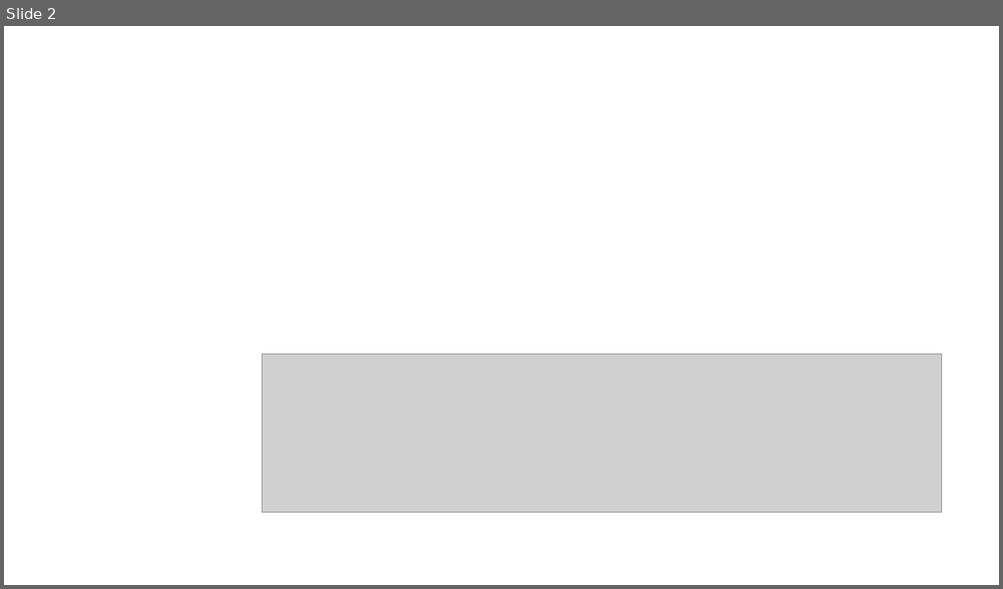
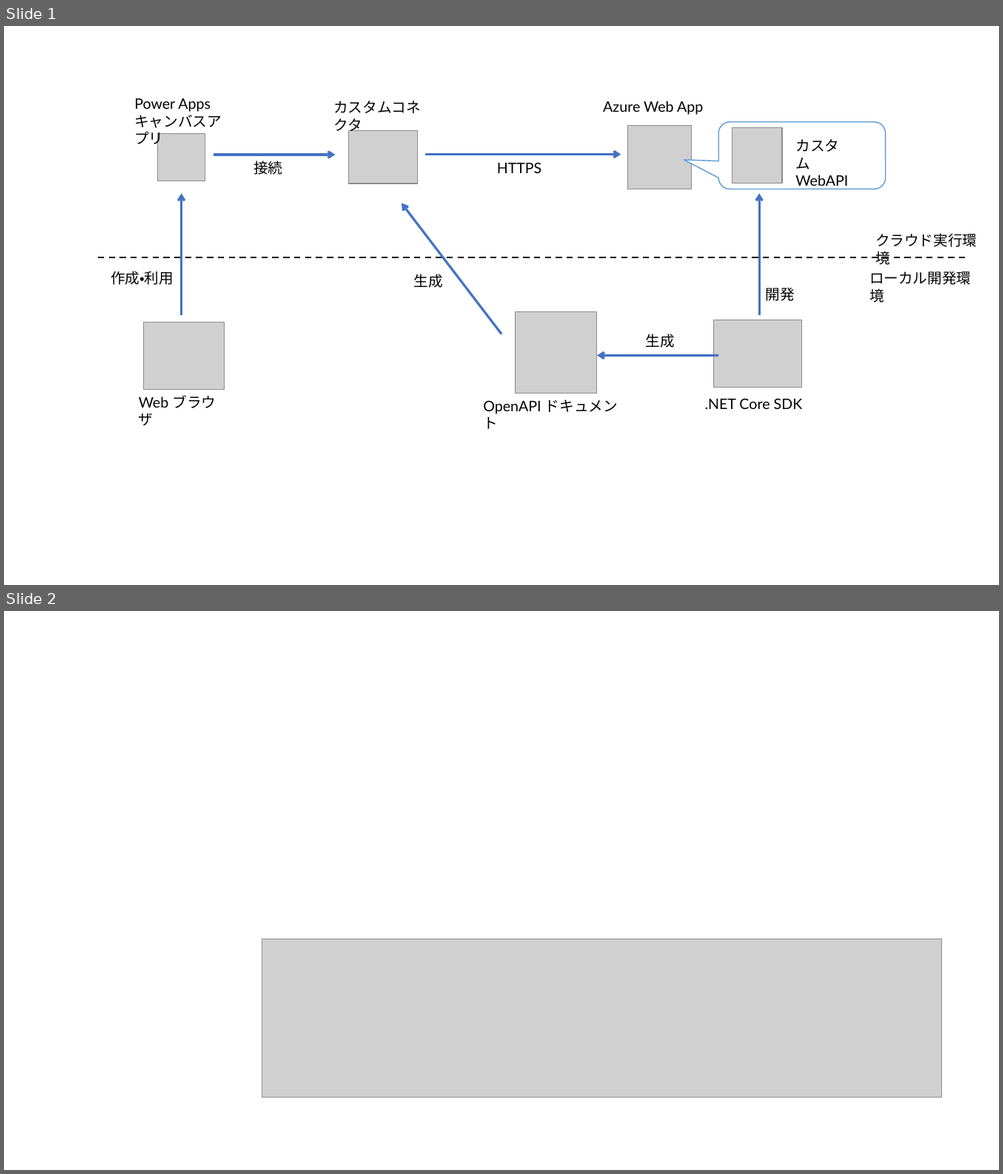
Before and after one commit to ayuina/ainaba-csa-blog, a slide deck: powerapp-call-rest-api/images/figures.pptx. Shown one above the other, each under a label of ours: slide 2 before the commit, slides 1 and 2 after it. The pictures are 1003x589 and 1003x1174 pixels, drawn with LibreOffice and Linux fonts; fonts in the diff are those of the drawing; grey boxes stand for pictures. Boxes give left, top, right and bottom in pixels: in the first picture for what was removed or moved away, otherwise in the second. Text is boxed around its words. In the diff, an @@ line names an element or a change of style, - is before the commit and + after.

```diff
--- a/powerapp-call-rest-api/images/figures.pptx
+++ b/powerapp-call-rest-api/images/figures.pptx
@@ slide 1 added at [4, 26, 999, 585], background #FFFFFF @@
@@ text added at [134, 99, 222, 148], 14 pt, text #000000 @@
+Power Apps
+キャンバスアプリ
@@ text added at [333, 101, 421, 134], 14 pt, text #000000 @@
+カスタムコネクタ
@@ text added at [603, 101, 703, 115], 14 pt, text #000000 @@
+Azure Web App
@@ picture added at [158, 133, 205, 181] @@
@@ picture added at [349, 131, 418, 184] @@
@@ picture added at [628, 125, 691, 189] @@
@@ rounded speech box added at [719, 122, 886, 190], fill #FFFFFF, outline #5B9BD5 1 pt @@
@@ picture added at [732, 128, 782, 184] @@
@@ arrow added from (213, 155) to (336, 155), #4472C4 2.25 pt @@
@@ arrow added from (426, 154) to (621, 154), #4472C4 2.25 pt @@
@@ text added at [795, 139, 848, 190], 14 pt, text #000000 @@
+カスタム
+WebAPI
@@ text added at [253, 161, 282, 175], 14 pt, text #000000 @@
+接続
@@ text added at [497, 162, 542, 173], 14 pt, text #000000 @@
+HTTPS
@@ arrow added from (182, 315) to (182, 194), #4472C4 2.25 pt @@
@@ arrow added from (759, 315) to (759, 194), #4472C4 2.25 pt @@
@@ arrow added from (502, 334) to (401, 204), #4472C4 2.25 pt @@
@@ text added at [875, 233, 976, 265], 14 pt, text #000000 @@
+クラウド実行環境
@@ line added from (98, 258) to (968, 258), #000000 1.5 pt dashed @@
@@ text added at [111, 271, 173, 285], 14 pt, text #000000 @@
+作成・利用
@@ text added at [414, 274, 443, 288], 14 pt, text #000000 @@
+生成
@@ text added at [765, 287, 794, 301], 14 pt, text #000000 @@
+開発
@@ text added at [869, 271, 970, 303], 14 pt, text #000000 @@
+ローカル開発環境
@@ picture added at [515, 312, 597, 394] @@
@@ picture added at [144, 322, 224, 390] @@
@@ text added at [645, 334, 674, 348], 14 pt, text #000000 @@
+生成
@@ picture added at [713, 320, 801, 388] @@
@@ arrow added from (719, 356) to (597, 356), #4472C4 2.25 pt @@
@@ text added at [139, 395, 216, 426], 14 pt, text #000000 @@
+Web ブラウザ
@@ text added at [483, 400, 617, 429], 14 pt, text #000000 @@
+OpenAPI ドキュメント
@@ text added at [705, 398, 802, 409], 14 pt, text #000000 @@
+.NET Core SDK
```
Also in this commit, not shown: 1 slide removed, 2 other files.
